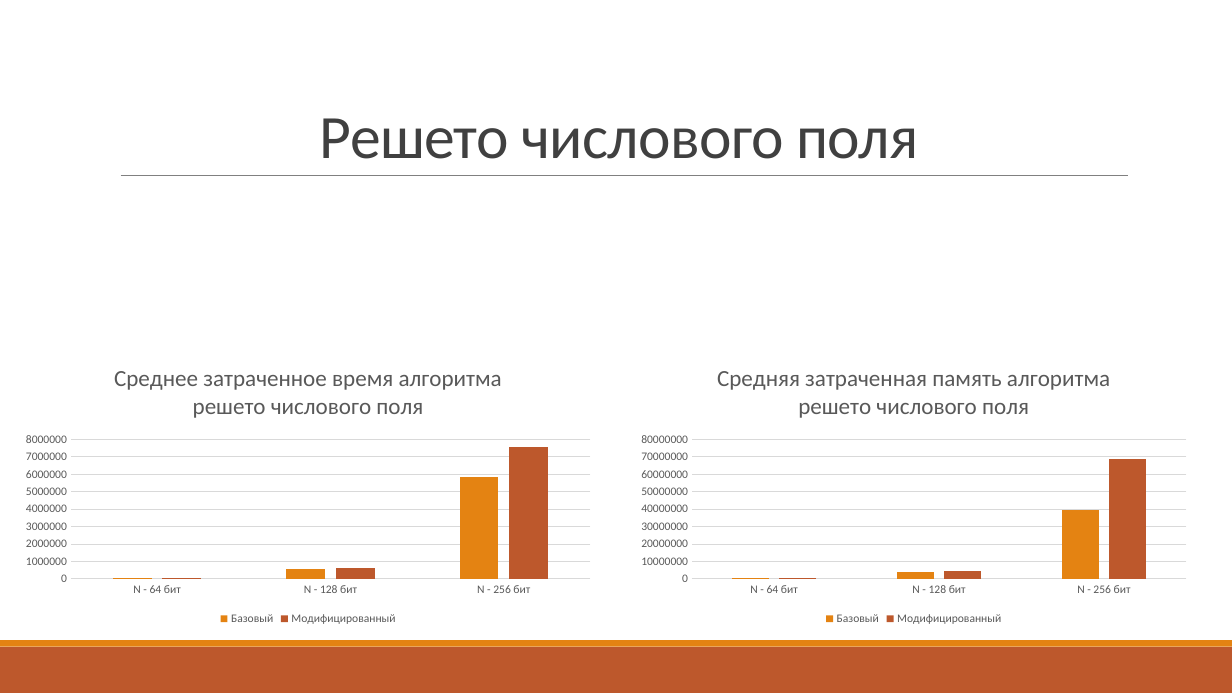
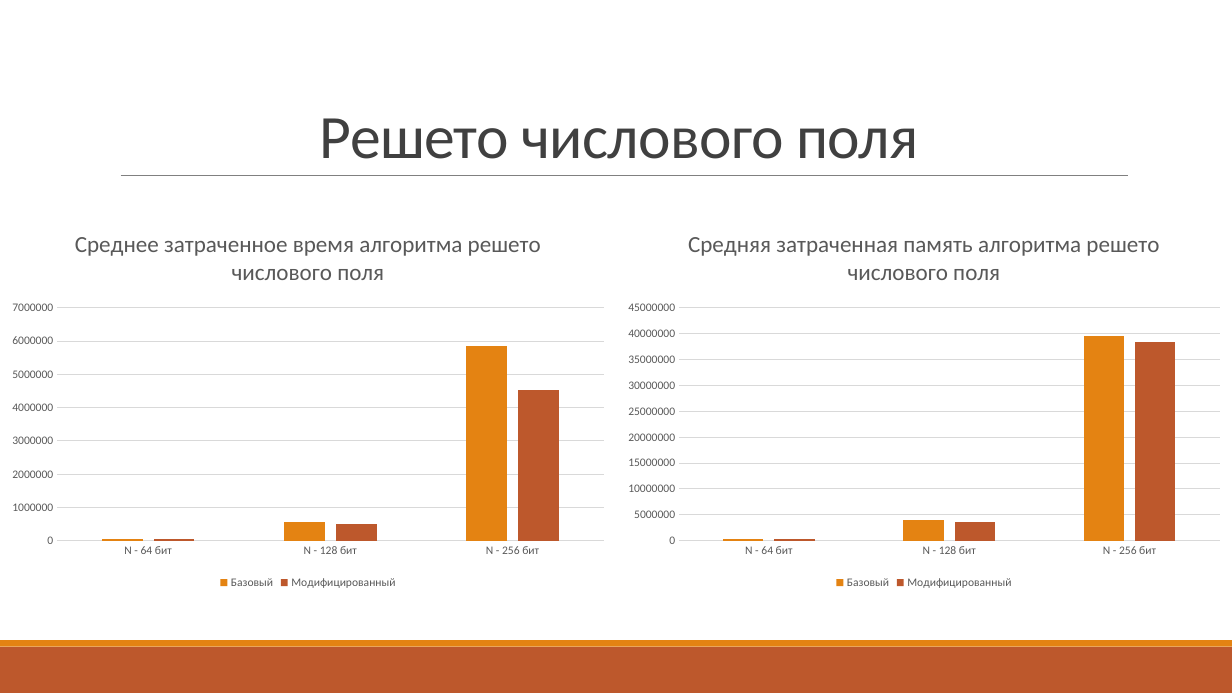
Before and after one commit to VitasVital/Bachelor_course, a slide deck: slide 12 of Maga4Sem/ВКР/Защита ВКР/Для сдачи ВКР/Гусев В.Е. 09-335 ВКР магистерская работа.pptx. Drawn at 1232x693 pixels with LibreOffice and Linux fonts; fonts in the diff are those of the drawing; grey boxes stand for pictures. Boxes give left, top, right and bottom in pixels: in the first picture for what was removed or moved away, otherwise in the second. Text is boxed around its words. In the diff, an @@ line names an element or a change of style, - is before the commit and + after.

```diff
--- a/Maga4Sem/ВКР/Защита ВКР/Для сдачи ВКР/Гусев В.Е. 09-335 ВКР магистерская работа.pptx
+++ b/Maga4Sem/ВКР/Защита ВКР/Для сдачи ВКР/Гусев В.Е. 09-335 ВКР магистерская работа.pptx
@@ column chart at [0,211,616,592] @@
@@ Модифицированный, N - 128 бит: 600000 to 500000 @@
@@ Модифицированный, N - 256 бит: 7500000 to 4500000 @@
@@ column chart: place and size @@
-column chart at [14,347,602,629]
+column chart at [0,211,616,592]
@@ column chart at [616,211,1232,592] @@
@@ Модифицированный, N - 128 бит: 5000000 to 4000000 @@
@@ Модифицированный, N - 256 бит: 68000000 to 38000000 @@
@@ column chart: place and size @@
-column chart at [630,347,1199,629]
+column chart at [616,211,1232,592]
```
Also in this commit, not shown: 10 other slides changed, 1 slide added, 1 slide removed, 1 other file.
